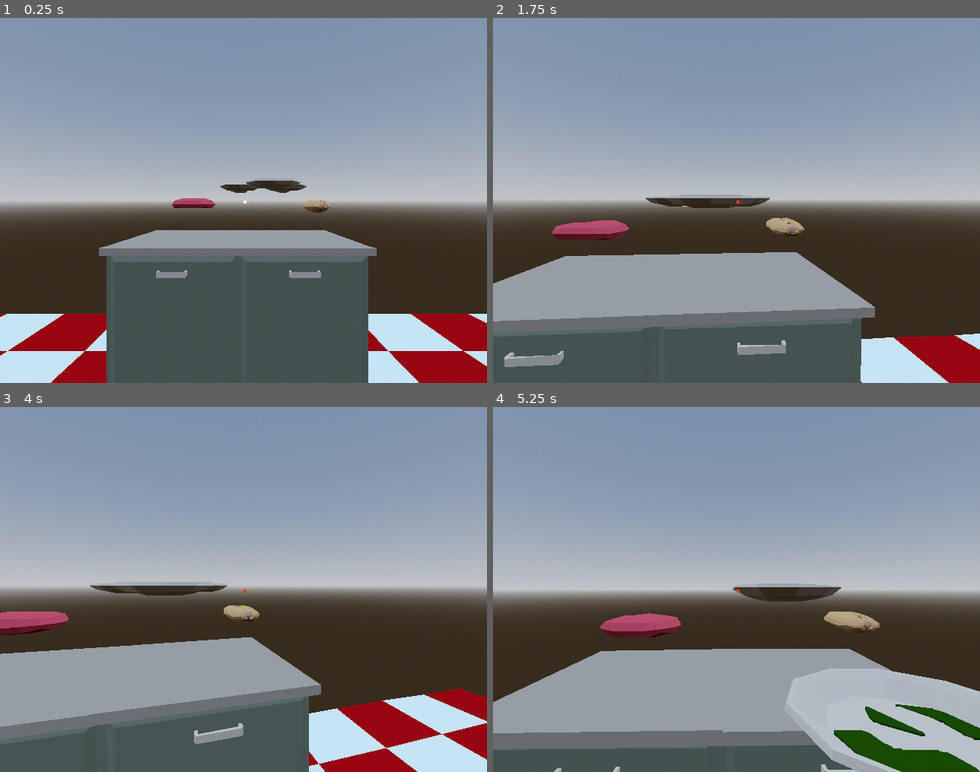
Above: before the commit, frames 1-4 (two rows, left to right).
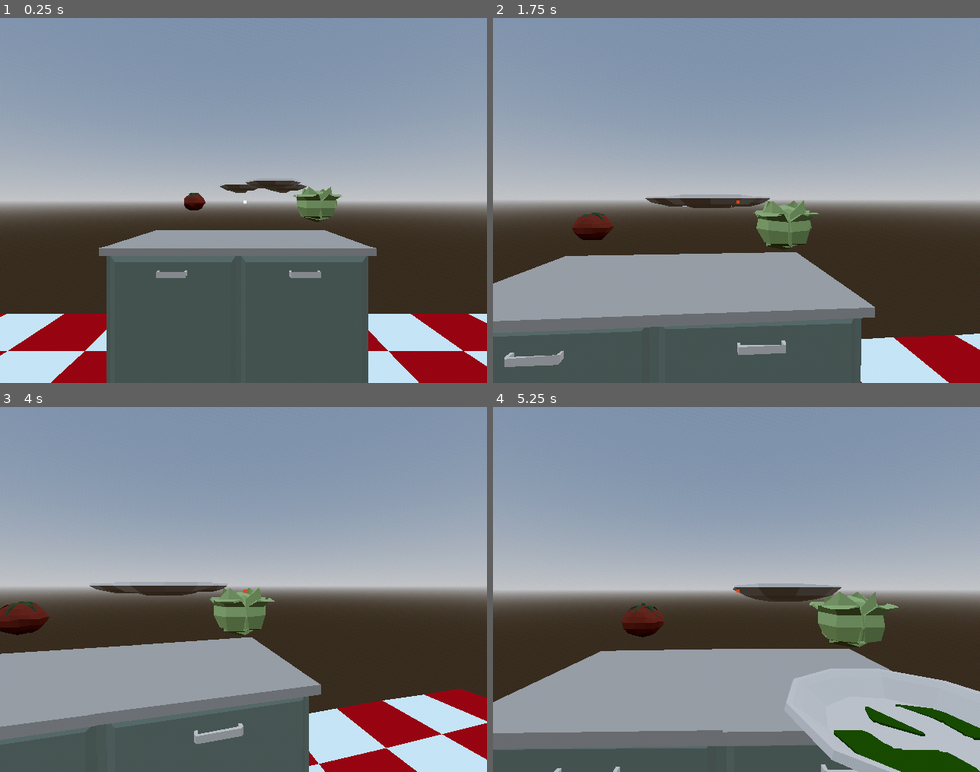
Above: after the commit, the same moments.

Repository: connor-lennox/DemoDisk
Game: Godot game, scene res://game.tscn
The game is run twice, just before and just after one commit, with the same random seed, the same clock (stepped at 60 frames per second) and the same inputs.
Inputs (mouse positions are in pixels of both pictures, inside the frame that each line leads up to):
- Up to frame 1 (0.25 s): no input
- Up to frame 2 (1.75 s): move the mouse to (760, 200) at 0.52 s; hold Right (ui_right) 0.53-1.28 s; click (760, 200) at 0.6 s; move the mouse to (712, 200) at 1.27 s; hold Left (ui_left) from 1.28 s (still down); click (712, 200) at 1.35 s
- Up to frame 3 (4 s): move the mouse to (253, 582) at 2.02 s; release Left (ui_left) at 2.03 s; hold Right (ui_right) 2.03-3.53 s; click (253, 582) at 2.1 s; move the mouse to (238, 596) at 2.77 s; click (238, 596) at 2.85 s; tap Enter at 3.5 s; move the mouse to (282, 593) at 3.52 s; hold Left (ui_left) from 3.53 s (still down); click (282, 593) at 3.6 s
- Up to frame 4 (5.25 s): keep holding Left (ui_left); move the mouse to (697, 585) at 4.27 s; click (697, 585) at 4.35 s; move the mouse to (741, 589) at 5.02 s; click (741, 589) at 5.1 s

The runs differ from the first frame. In frame 1, 0.8% of the frame differs, in the area x 35-71%, y 46-57%; in frame 2, 1.8%; in frame 3, 1.9%; in frame 4, 2.5%, in the area x 21-84%, y 50-66%.

Commit message:
cutting board and deluxe burger

Diff:
--- a/items/food_item_type.gd
+++ b/items/food_item_type.gd
@@ -6,3 +6,4 @@
 
 # If these is null, the item cannot be processed in that way.
 @export var cook_result: FoodItemType
+@export var chop_result: FoodItemType
--- a/items/plate_item.gd
+++ b/items/plate_item.gd
@@ -52,6 +52,8 @@
 	if completed_recipe != null:
 		print("Completed recipe! %s" % completed_recipe)
 		_complete_recipe(completed_recipe)
+	else:
+		_uncomplete_recipe()
 
 	return true
 
@@ -67,8 +69,25 @@
 	for child in finished_recipe_base.get_children():
 		child.queue_free()
 
-	# TODO: Smoke puff effect!
+	_smoke_puff()
 
 	# Add the new item as a child
 	var new_result = recipe.result.mesh.instantiate()
 	finished_recipe_base.add_child(new_result)
+
+func _uncomplete_recipe():
+	# It is possible we go from "finished" to "unfinished" while makign complex recipes.
+	# So, we need to "un-finish" and reset that state.
+
+	# Destroy any previously finished recipe
+	for child in finished_recipe_base.get_children():
+		child.queue_free()
+
+	_smoke_puff()
+
+	# Show all the ingredients by hiding their common root
+	food_stack_base.visible = true
+
+
+func _smoke_puff():
+	pass
--- /dev/null
+++ b/items/resources/lettuce_slice_item.tres
@@ -0,0 +1,8 @@
+[gd_resource type="Resource" script_class="FoodItemType" load_steps=3 format=3 uid="uid://bfe7017fsjevh"]
+
+[ext_resource type="Script" path="res://items/food_item_type.gd" id="1_4lhan"]
+[ext_resource type="PackedScene" uid="uid://do8nhebkdvilf" path="res://assets/food/Lettuce.glb" id="1_uyxw6"]
+
+[resource]
+script = ExtResource("1_4lhan")
+mesh = ExtResource("1_uyxw6")
--- /dev/null
+++ b/items/resources/lettuce_whole_item.tres
@@ -0,0 +1,10 @@
+[gd_resource type="Resource" script_class="FoodItemType" load_steps=4 format=3 uid="uid://dfuhv7ss7s8qa"]
+
+[ext_resource type="Script" path="res://items/food_item_type.gd" id="1_bkepk"]
+[ext_resource type="Resource" uid="uid://bfe7017fsjevh" path="res://items/resources/lettuce_slice_item.tres" id="1_mvtul"]
+[ext_resource type="PackedScene" uid="uid://xkr6ta0dvt4l" path="res://assets/food/Lettuce_Whole.glb" id="1_u67dv"]
+
+[resource]
+script = ExtResource("1_bkepk")
+mesh = ExtResource("1_u67dv")
+chop_result = ExtResource("1_mvtul")
--- /dev/null
+++ b/items/resources/tomato_slice_item.tres
@@ -0,0 +1,8 @@
+[gd_resource type="Resource" script_class="FoodItemType" load_steps=3 format=3 uid="uid://b25jgixfwertj"]
+
+[ext_resource type="PackedScene" uid="uid://67we3q62x1si" path="res://assets/food/Tomato_Slice.glb" id="1_8fdeh"]
+[ext_resource type="Script" path="res://items/food_item_type.gd" id="1_mde8p"]
+
+[resource]
+script = ExtResource("1_mde8p")
+mesh = ExtResource("1_8fdeh")
--- /dev/null
+++ b/items/resources/tomato_whole_item.tres
@@ -0,0 +1,10 @@
+[gd_resource type="Resource" script_class="FoodItemType" load_steps=4 format=3 uid="uid://xk3nfpmssm3o"]
+
+[ext_resource type="Resource" uid="uid://b25jgixfwertj" path="res://items/resources/tomato_slice_item.tres" id="1_l3cb5"]
+[ext_resource type="Script" path="res://items/food_item_type.gd" id="1_pkcol"]
+[ext_resource type="PackedScene" uid="uid://dd101211q8xf0" path="res://assets/food/Tomato_Whole.glb" id="2_l4piy"]
+
+[resource]
+script = ExtResource("1_pkcol")
+mesh = ExtResource("2_l4piy")
+chop_result = ExtResource("1_l3cb5")
--- /dev/null
+++ b/nodes/objects/cutting_board/cutting_board.gd
@@ -0,0 +1,78 @@
+extends Area3D
+
+# Time it takes to chop a single thing, in seconds
+const TIME_TO_CHOP: float = 1.5
+
+@onready var animation_player = $AnimationPlayer
+
+@onready var item_holder = $ItemHolder
+var held_item: FoodItem
+
+var chopping: bool = false
+var chop_timer: float = 0
+var done_chopping: bool = false
+
+
+func _ready():
+	animation_player.play("put_down")
+
+func _process(delta):
+	if not chopping:
+		return
+	chop_timer -= delta
+	if chop_timer <= 0:
+		print(held_item)
+		held_item.food_type = held_item.food_type.chop_result
+		done_chopping = true
+		_stop_chopping()
+
+
+func _start_chopping():
+	chopping = true
+	done_chopping = false
+	chop_timer = TIME_TO_CHOP
+	animation_player.play("chop")
+
+func _stop_chopping():
+	chopping = false
+	animation_player.play("put_down")
+
+
+func interact(player: Player):
+	if player.currently_held_item == null && held_item != null:
+		# Either start chopping or give the player the chopped item
+		if done_chopping:
+			await _give_item_to_player(player)
+		else:
+			_start_chopping()
+
+	elif player.currently_held_item != null && held_item == null:
+		# Take item from player
+		if player.currently_held_item is FoodItem and player.currently_held_item.food_type.chop_result != null:
+			await _take_item_from_player(player)
+
+func _give_item_to_player(player: Player):
+	var item: Item = held_item
+	held_item = null
+	done_chopping = false
+	await item.get_picked_up_by(player)
+
+func _take_item_from_player(player: Player):
+	var item = player.currently_held_item
+	print("%s placed a %s onto %s" % [player, item, self])
+	player.currently_held_item = null
+	item.reparent(item_holder)
+	held_item = item
+	done_chopping = false
+	var tween = get_tree().create_tween().set_parallel()
+	tween.tween_property(item, "position", Vector3.ZERO, 0.5)
+	tween.tween_property(item, "rotation", Vector3.ZERO, 0.5)
+	await tween.finished
+
+
+# station_element functions
+func station_activated():
+	pass
+
+func station_deactivated():
+	_stop_chopping()
--- /dev/null
+++ b/nodes/objects/cutting_board/cutting_board.tscn
@@ -0,0 +1,128 @@
+[gd_scene load_steps=10 format=3 uid="uid://cuxomlju4e5xg"]
+
+[ext_resource type="PackedScene" uid="uid://wccr7kvvrsa" path="res://assets/restaurant/Kitchen_2Drawers.glb" id="1_56kw6"]
+[ext_resource type="Script" path="res://nodes/objects/cutting_board/cutting_board.gd" id="1_l5tv5"]
+[ext_resource type="PackedScene" uid="uid://dn8rx6tw2eb7b" path="res://assets/restaurant/CuttingBoard.glb" id="2_5dnfn"]
+[ext_resource type="PackedScene" uid="uid://bttaq10dsv1sl" path="res://assets/restaurant/ChefKnife.glb" id="3_8h8jo"]
+
+[sub_resource type="BoxShape3D" id="BoxShape3D_nkafs"]
+size = Vector3(0.9, 0.1, 0.7)
+
+[sub_resource type="Animation" id="Animation_aqbef"]
+resource_name = "chop"
+length = 1.2
+loop_mode = 1
+tracks/0/type = "value"
+tracks/0/imported = false
+tracks/0/enabled = true
+tracks/0/path = NodePath("ChefKnife:position")
+tracks/0/interp = 2
+tracks/0/loop_wrap = true
+tracks/0/keys = {
+"times": PackedFloat32Array(0, 0.2, 0.4, 0.6, 0.8, 1),
+"transitions": PackedFloat32Array(1, 1, 1, 1, 1, 1),
+"update": 0,
+"values": [Vector3(-0.101085, 1.82536, 0.322792), Vector3(-0.101085, 1.70269, 0.322792), Vector3(-0.0430962, 1.83095, 0.322792), Vector3(-0.0430962, 1.6733, 0.322792), Vector3(0.0647078, 1.85477, 0.322792), Vector3(0.0647078, 1.68605, 0.322792)]
+}
+tracks/1/type = "value"
+tracks/1/imported = false
+tracks/1/enabled = true
+tracks/1/path = NodePath("ChefKnife:rotation")
+tracks/1/interp = 1
+tracks/1/loop_wrap = true
+tracks/1/keys = {
+"times": PackedFloat32Array(0),
+"transitions": PackedFloat32Array(1),
+"update": 0,
+"values": [Vector3(0, -0.353482, -1.43936)]
+}
+
+[sub_resource type="Animation" id="Animation_vebq5"]
+length = 0.001
+tracks/0/type = "value"
+tracks/0/imported = false
+tracks/0/enabled = true
+tracks/0/path = NodePath("ChefKnife:position")
+tracks/0/interp = 1
+tracks/0/loop_wrap = true
+tracks/0/keys = {
+"times": PackedFloat32Array(0),
+"transitions": PackedFloat32Array(1),
+"update": 0,
+"values": [Vector3(-0.263562, 1.63303, 0.322792)]
+}
+tracks/1/type = "value"
+tracks/1/imported = false
+tracks/1/enabled = true
+tracks/1/path = NodePath("ChefKnife:rotation")
+tracks/1/interp = 1
+tracks/1/loop_wrap = true
+tracks/1/keys = {
+"times": PackedFloat32Array(0),
+"transitions": PackedFloat32Array(1),
+"update": 0,
+"values": [Vector3(0, 0, 0)]
+}
+
+[sub_resource type="Animation" id="Animation_43gys"]
+resource_name = "put_down"
+length = 0.5
+tracks/0/type = "value"
+tracks/0/imported = false
+tracks/0/enabled = true
+tracks/0/path = NodePath("ChefKnife:position")
+tracks/0/interp = 1
+tracks/0/loop_wrap = true
+tracks/0/keys = {
+"times": PackedFloat32Array(0),
+"transitions": PackedFloat32Array(1),
+"update": 0,
+"values": [Vector3(-0.263562, 1.63303, 0.322792)]
+}
+tracks/1/type = "value"
+tracks/1/imported = false
+tracks/1/enabled = true
+tracks/1/path = NodePath("ChefKnife:rotation")
+tracks/1/interp = 1
+tracks/1/loop_wrap = true
+tracks/1/keys = {
+"times": PackedFloat32Array(0),
+"transitions": PackedFloat32Array(1),
+"update": 0,
+"values": [Vector3(0, 0, 0)]
+}
+
+[sub_resource type="AnimationLibrary" id="AnimationLibrary_hrk6k"]
+_data = {
+"RESET": SubResource("Animation_vebq5"),
+"chop": SubResource("Animation_aqbef"),
+"put_down": SubResource("Animation_43gys")
+}
+
+[node name="CuttingBoard" type="Area3D" groups=["station_element"]]
+collision_layer = 2
+collision_mask = 0
+monitorable = false
+script = ExtResource("1_l5tv5")
+
+[node name="CollisionShape3D" type="CollisionShape3D" parent="."]
+transform = Transform3D(1, 0, 0, 0, 1, 0, 0, 0, 1, 0, 1.65837, 0.240299)
+shape = SubResource("BoxShape3D_nkafs")
+
+[node name="Kitchen_2Drawers" parent="." instance=ExtResource("1_56kw6")]
+
+[node name="CuttingBoard" parent="." instance=ExtResource("2_5dnfn")]
+transform = Transform3D(0.5, 0, 0, 0, 0.5, 0, 0, 0, 0.5, 0, 1.62283, 0.233416)
+
+[node name="ChefKnife" parent="." instance=ExtResource("3_8h8jo")]
+transform = Transform3D(0.3, 0, 0, 0, 0.3, 0, 0, 0, 0.3, -0.263562, 1.63303, 0.322792)
+
+[node name="ItemHolder" type="Node3D" parent="."]
+transform = Transform3D(1, 0, 0, 0, 1, 0, 0, 0, 1, 0, 1.72482, 0.247825)
+
+[node name="AnimationPlayer" type="AnimationPlayer" parent="."]
+playback_default_blend_time = 0.2
+libraries = {
+"": SubResource("AnimationLibrary_hrk6k")
+}
+blend_times = [&"RESET", &"RESET", 0.2, &"RESET", &"chop", 0.2]
--- /dev/null
+++ b/recipes/resources/burger_deluxe_recipe.tres
@@ -0,0 +1,14 @@
+[gd_resource type="Resource" script_class="Recipe" load_steps=8 format=3 uid="uid://bg0wf8fd74f11"]
+
+[ext_resource type="Resource" uid="uid://b64621o3jjgor" path="res://items/resources/burger_bread_item.tres" id="1_i32uc"]
+[ext_resource type="Script" path="res://recipes/recipe.gd" id="1_rlgoh"]
+[ext_resource type="Resource" uid="uid://d3a31w5euiv3k" path="res://items/resources/burger_patty_cooked_item.tres" id="2_e8vm1"]
+[ext_resource type="Resource" uid="uid://bi80xqad2yft1" path="res://items/resources/cheese_item.tres" id="3_80y3i"]
+[ext_resource type="Resource" uid="uid://bfe7017fsjevh" path="res://items/resources/lettuce_slice_item.tres" id="4_se2u7"]
+[ext_resource type="Resource" uid="uid://b25jgixfwertj" path="res://items/resources/tomato_slice_item.tres" id="5_klrsd"]
+[ext_resource type="Resource" uid="uid://bk6tvxdtrq8tj" path="res://items/resources/burger_deluxe_item.tres" id="6_yxwsd"]
+
+[resource]
+script = ExtResource("1_rlgoh")
+ingredients = Array[Resource("res://items/food_item_type.gd")]([ExtResource("1_i32uc"), ExtResource("2_e8vm1"), ExtResource("3_80y3i"), ExtResource("4_se2u7"), ExtResource("5_klrsd")])
+result = ExtResource("6_yxwsd")
--- a/scenes/player_test_scene.gd
+++ b/scenes/player_test_scene.gd
@@ -3,8 +3,8 @@
 
 # Called every frame. 'delta' is the elapsed time since the previous frame.
 func _ready():
-	$TestItem2.food_type = load("res://items/resources/hotdog_item.tres")
-	$TestItem4.food_type = load("res://items/resources/burger_patty_raw_item.tres")
+	$TestItem2.food_type = load("res://items/resources/lettuce_whole_item.tres")
+	$TestItem4.food_type = load("res://items/resources/tomato_whole_item.tres")
 	$PlateItem2.dirty = false
 	$PlateItem.dirty = true
 	$PlateItem3.dirty = true
--- a/scenes/player_test_scene.tscn
+++ b/scenes/player_test_scene.tscn
@@ -10,6 +10,7 @@
 [ext_resource type="PackedScene" uid="uid://diatgfafcgk42" path="res://nodes/objects/oven/oven.tscn" id="6_hpc75"]
 [ext_resource type="PackedScene" uid="uid://dkwyfpiptj64l" path="res://nodes/objects/counter/counter.tscn" id="6_ieb1w"]
 [ext_resource type="PackedScene" uid="uid://j8tcilti0ans" path="res://nodes/objects/fridge/fridge.tscn" id="8_a8p7k"]
+[ext_resource type="PackedScene" uid="uid://cuxomlju4e5xg" path="res://nodes/objects/cutting_board/cutting_board.tscn" id="10_rsu6p"]
 [ext_resource type="PackedScene" uid="uid://dte3uk5uqn7jl" path="res://nodes/objects/food_spawner/food_spawner.tscn" id="11_wdwv7"]
 [ext_resource type="Resource" uid="uid://ctf15b2ggcsm1" path="res://items/resources/burger_patty_raw_item.tres" id="12_ie5j2"]
 [ext_resource type="Resource" uid="uid://b64621o3jjgor" path="res://items/resources/burger_bread_item.tres" id="13_uqn7k"]
@@ -51,7 +52,7 @@
 
 [node name="Player" parent="." node_paths=PackedStringArray("stations") instance=ExtResource("1_ffqlx")]
 transform = Transform3D(1, 0, 0, 0, 1, 0, 0, 0, 1, 0, 1.83466, 0)
-stations = [NodePath("../Station0"), NodePath("../Station1"), NodePath("../Station2")]
+stations = [NodePath("../Station0"), NodePath("../Station1"), NodePath("../Station3"), NodePath("../Station2")]
 
 [node name="Station0" type="Node3D" parent="."]
 transform = Transform3D(1, 0, 0, 0, 1, 0, 0, 0, 1, 0, 0, -3.57556)
@@ -89,6 +90,15 @@
 [node name="oven" parent="Station2" instance=ExtResource("6_hpc75")]
 transform = Transform3D(1, 0, 0, 0, 1, 0, 0, 0, 1, -0.02361, -7.15256e-07, -0.780981)
 
+[node name="Station3" type="Node3D" parent="."]
+transform = Transform3D(-1, 0, -8.74228e-08, 0, 1, 0, 8.74228e-08, 0, -1, 0, 0, 1.94335)
+script = ExtResource("2_y0fa2")
+
+[node name="PlayerPosition" type="Node3D" parent="Station3"]
+transform = Transform3D(1, 0, 0, 0, 1, 0, 0, 0, 1, -0.109656, 2.11379, 1.38858)
+
+[node name="CuttingBoard" parent="Station3" instance=ExtResource("10_rsu6p")]
+
 [node name="DirectionalLight3D" type="DirectionalLight3D" parent="."]
 transform = Transform3D(1, 0, 0, 0, -0.405173, 0.91424, 0, -0.91424, -0.405173, 0, 2.55651, 0)
 
Binary file added: assets/food/Lettuce.glb
Not shown, added: assets/food/Lettuce.glb.import
Binary file added: assets/food/Lettuce_Whole.glb
Not shown, added: assets/food/Lettuce_Whole.glb.import
Binary file added: assets/food/Tomato_Slice.glb
Not shown, added: assets/food/Tomato_Slice.glb.import
Binary file added: assets/food/Tomato_Whole.glb
Not shown, added: assets/food/Tomato_Whole.glb.import
Binary file added: assets/restaurant/ChefKnife.glb
Not shown, added: assets/restaurant/ChefKnife.glb.import
Binary file added: assets/restaurant/CuttingBoard.glb
Not shown, added: assets/restaurant/CuttingBoard.glb.import
(and 1 more such lines)
